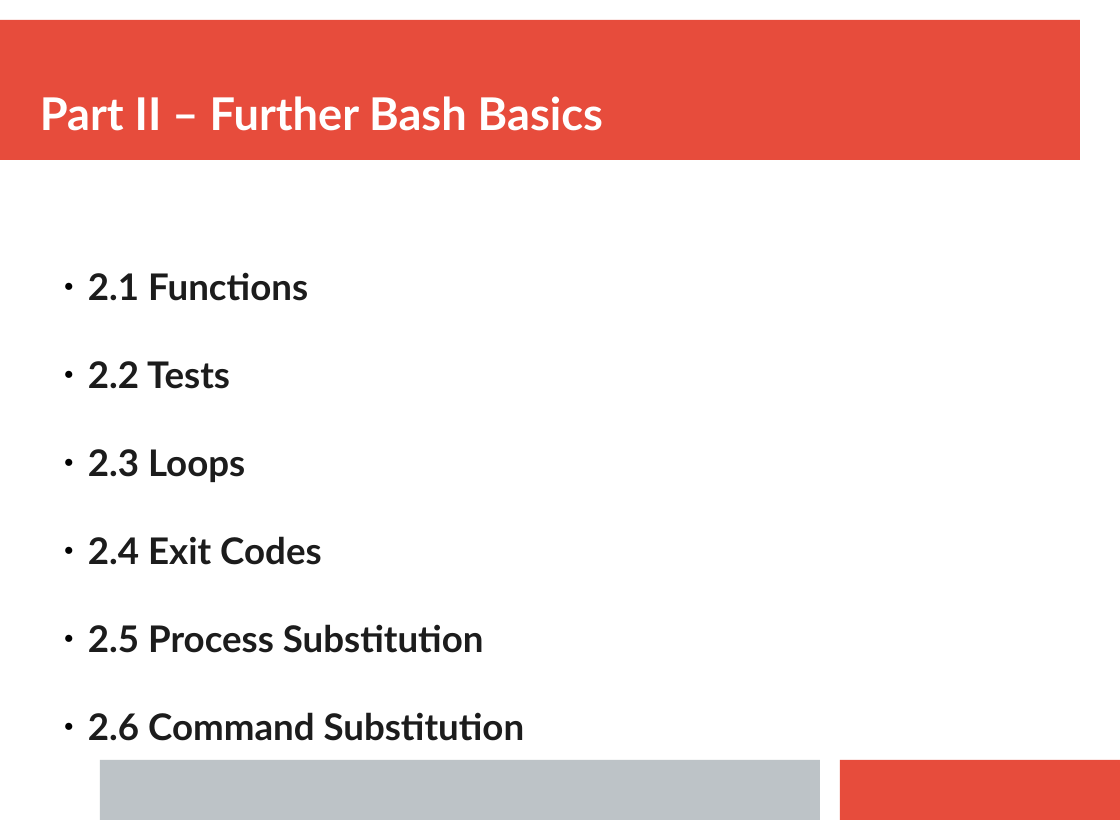
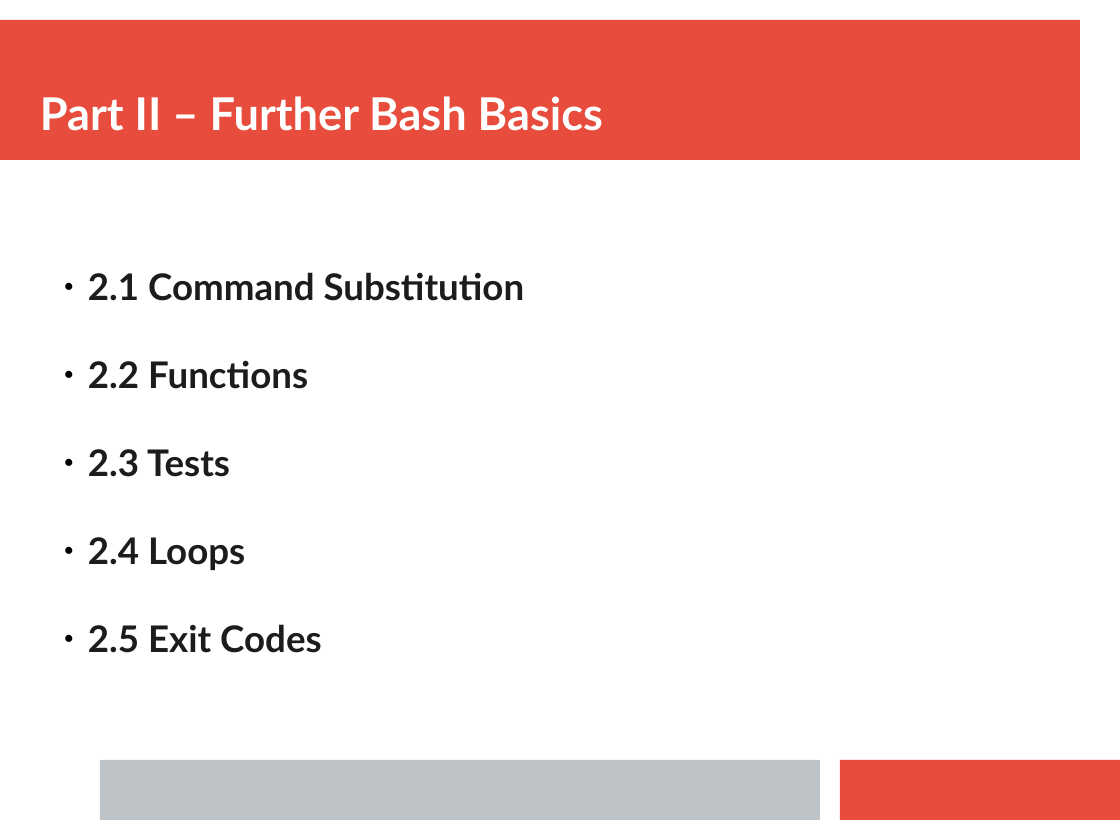
Before and after one commit to ianmiell/introduction-to-bash, a slide deck: slide 41 of slides/introduction_to_bash.pptx. Drawn at 1120x840 pixels with LibreOffice and Linux fonts; fonts in the diff are those of the drawing. Boxes give left, top, right and bottom in pixels: in the first picture for what was removed or moved away, otherwise in the second. Text is boxed around its words. In the diff, an @@ line names an element or a change of style, - is before the commit and + after.

```diff
--- a/slides/introduction_to_bash.pptx
+++ b/slides/introduction_to_bash.pptx
@@ text at (88, 272, 525, 653): text changed @@
-  ● 2.1 Functions
-  ● 2.2 Tests
-  ● 2.3 Loops
-  ● 2.4 Exit Codes
-  ● 2.5 Process Substitution
-  ● 2.6 Command Substitution
+  ● 2.1 Command Substitution
+  ● 2.2 Functions
+  ● 2.3 Tests
+  ● 2.4 Loops
+  ● 2.5 Exit Codes
```
Also in this commit, not shown: 13 other slides changed, 1 slide added, 8 slides removed, 1 other file.
